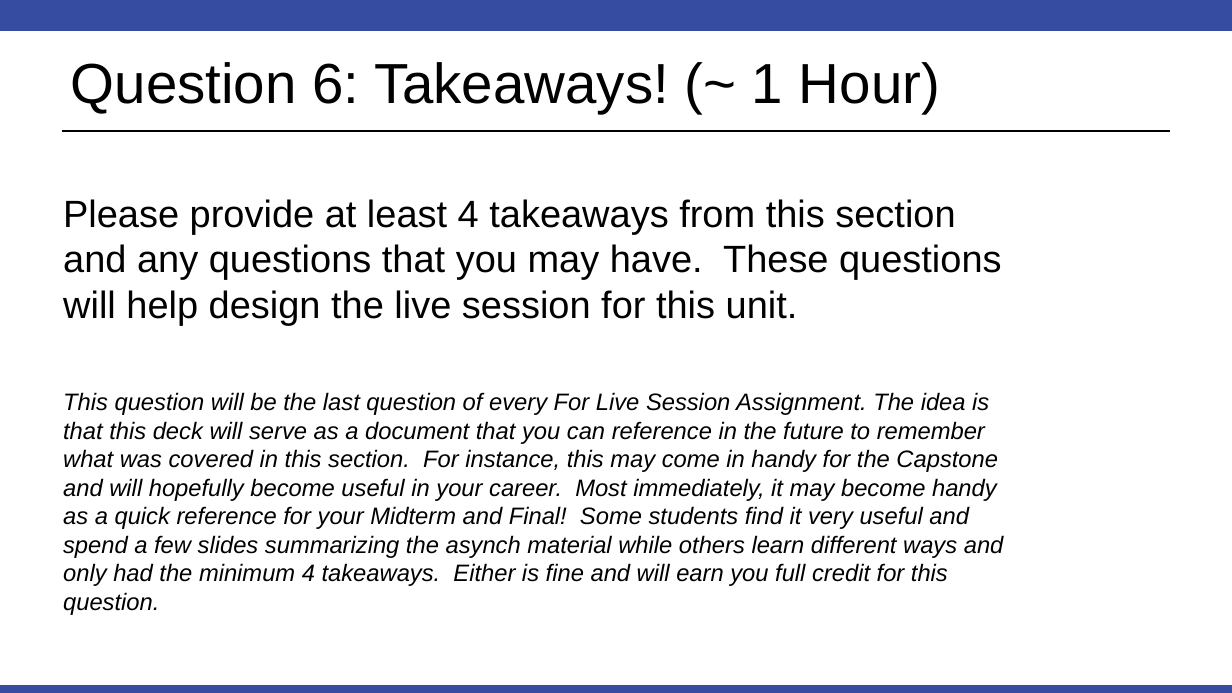
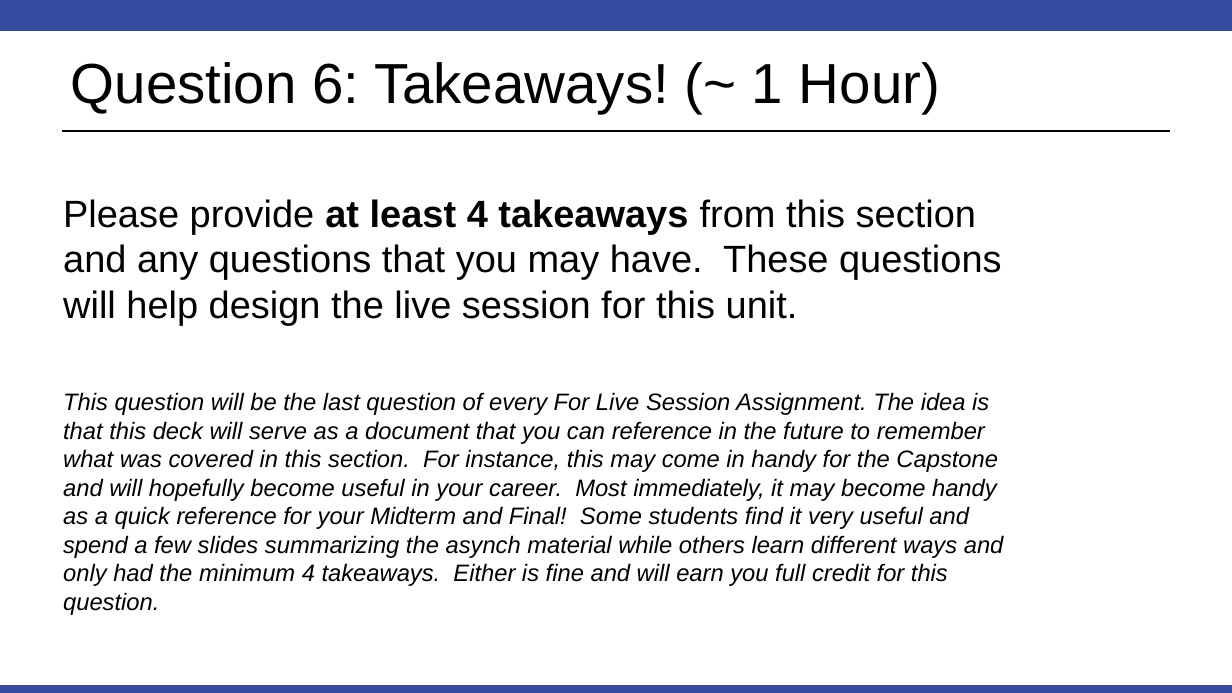
Before and after one commit to BivinSadler/MSDS_6371_Stat_Foundations, a slide deck: slide 11 of Unit 1/6371 FLS 1 Ver 2.pptx. Drawn at 1232x693 pixels with LibreOffice and Linux fonts; fonts in the diff are those of the drawing. Boxes give left, top, right and bottom in pixels: in the first picture for what was removed or moved away, otherwise in the second. Text is boxed around its words. In the diff, an @@ line names an element or a change of style, - is before the commit and + after.

```diff
--- a/Unit 1/6371 FLS 1 Ver 2.pptx
+++ b/Unit 1/6371 FLS 1 Ver 2.pptx
@@ text at [63, 199, 1002, 325]: bold on in "at least 4 takeaways" @@
```
Also in this commit, not shown: 2 other slides changed.
